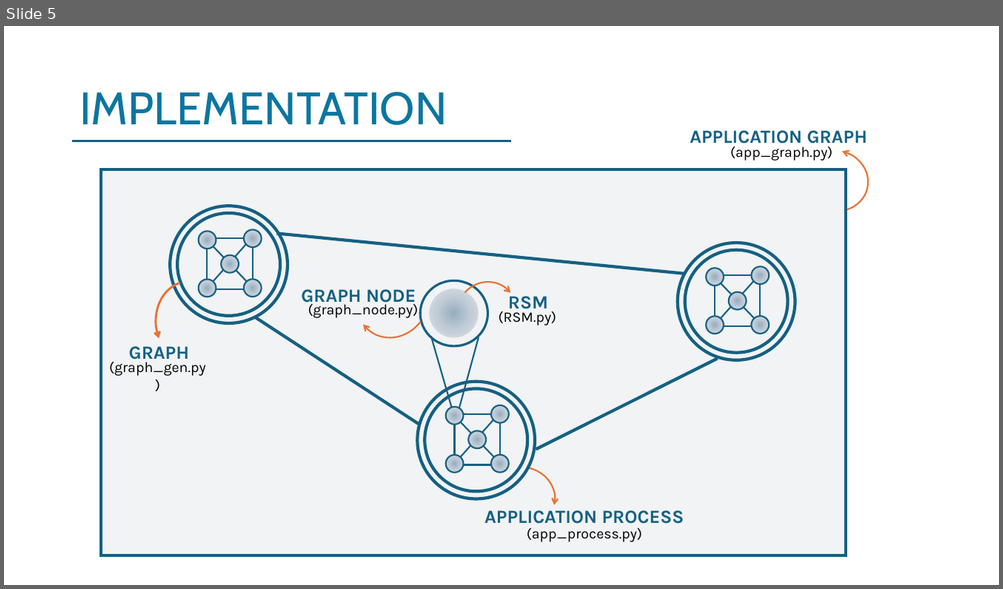
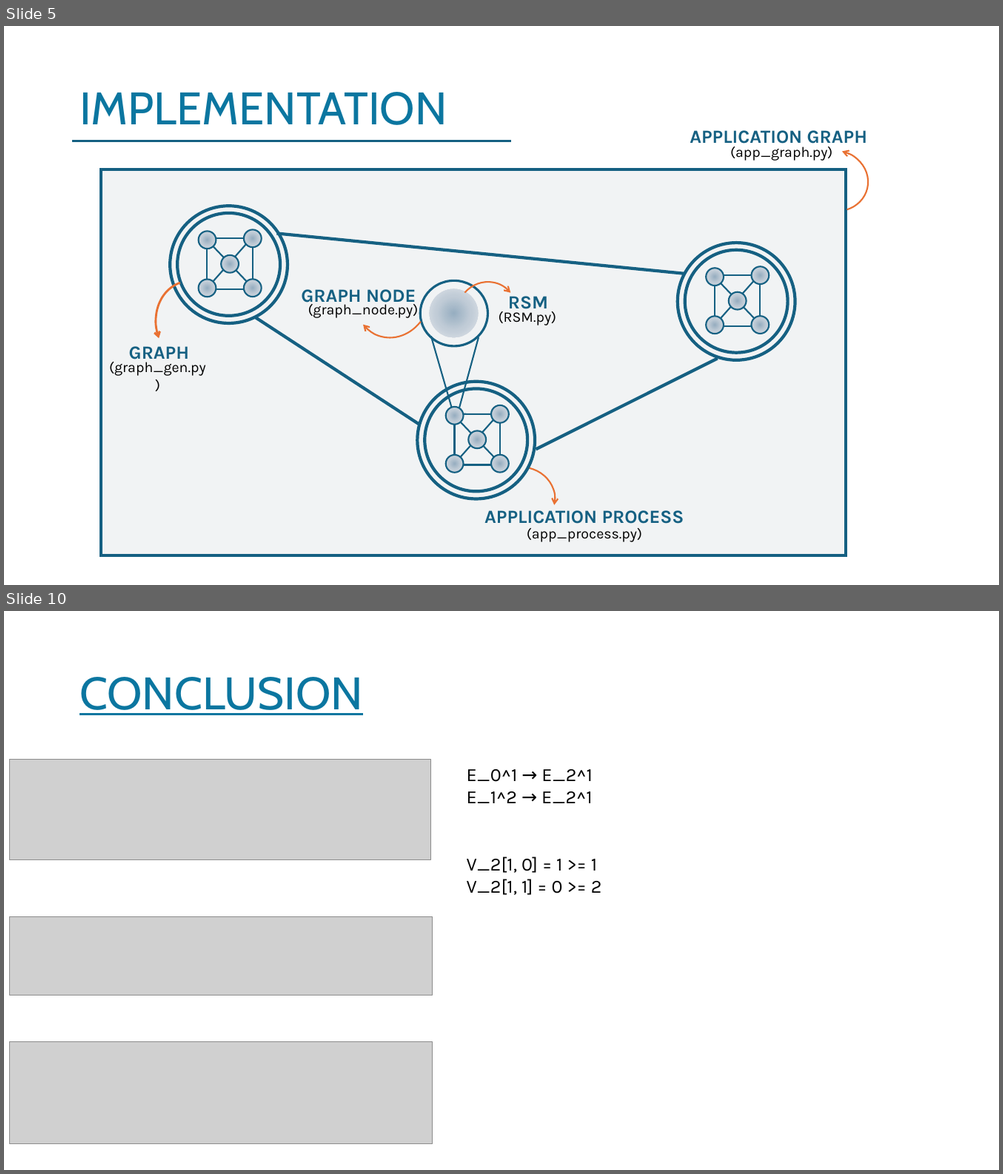
Before and after one commit to Teoz00/progettoDDS, a slide deck: DDS Presentation .pptx. Shown one above the other, each under a label of ours: slide 5 before the commit, slides 5 and 10 after it; the slides between them are not shown. The pictures are 1003x589 and 1003x1174 pixels, drawn with LibreOffice and Linux fonts; fonts in the diff are those of the drawing; grey boxes stand for pictures. Boxes give left, top, right and bottom in pixels: in the first picture for what was removed or moved away, otherwise in the second. Text is boxed around its words. In the diff, an @@ line names an element or a change of style, - is before the commit and + after.

```diff
--- a/DDS Presentation .pptx
+++ b/DDS Presentation .pptx
@@ slide 10 added at (x1=4, y1=611, x2=999, y2=1170), background #FFFFFF @@
@@ title added at (x1=79, y1=677, x2=362, y2=715), 44 pt, text #0B76A0, underline @@
+CONCLUSION
@@ picture added at (x1=9, y1=760, x2=431, y2=860) @@
@@ text added at (x1=466, y1=769, x2=602, y2=895), 18 pt, text #000000 @@
+E_0^1 → E_2^1
+E_1^2 → E_2^1
+V_2[1, 0] = 1 >= 1
+V_2[1, 1] = 0 >= 2
@@ picture added at (x1=9, y1=917, x2=432, y2=995) @@
@@ picture added at (x1=9, y1=1042, x2=432, y2=1145) @@
```
Also in this commit, not shown: 1 slide changed, 4 other slides added, 3 slides removed, 1 other file.
